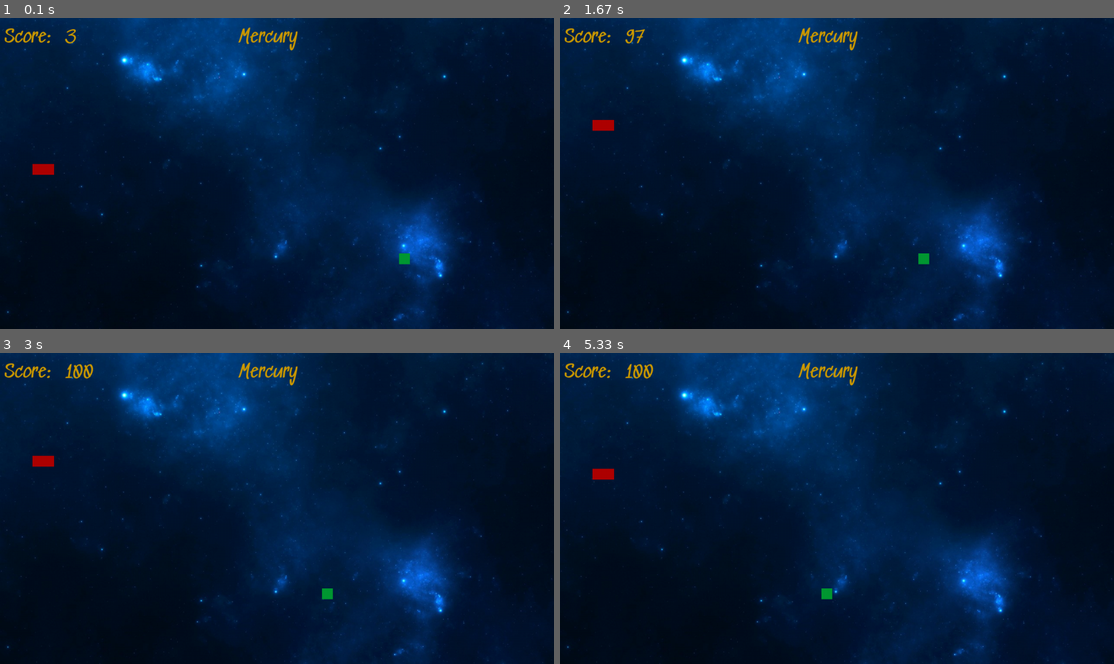
Above: before the commit, frames 1-4 (two rows, left to right).
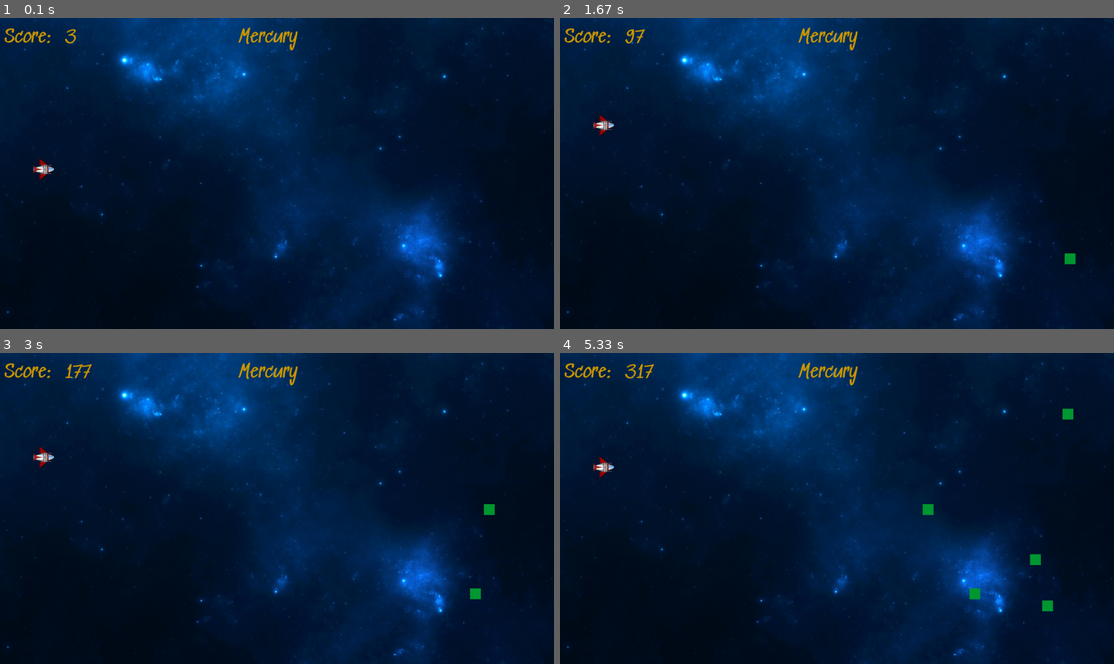
Above: after the commit, the same moments.

Repository: GCatSword/proyecto_pygame
Game: pygame game, started from main.py
Same seed, same stepped clock (60 frames per second), same inputs: the game is played once before the commit and once after it.
Inputs:
- Up to frame 1 (0.1 s): no input
- Up to frame 2 (1.67 s): hold W 0.33-0.8 s; hold S 0.83-1.13 s; hold W 1.17-1.53 s; hold S from 1.57 s (still down)
- Up to frame 3 (3 s): release S at 1.93 s; hold W 1.97-2.27 s; hold S 2.3-2.6 s; hold W from 2.63 s (still down)
- Up to frame 4 (5.33 s): release W at 3 s; hold S 3.03-3.4 s; hold W 3.43-3.73 s; hold S 3.77-4.07 s; hold W 4.1-4.47 s; hold S 4.5-4.87 s; hold W 4.9-5.2 s; hold S from 5.23 s (still down)

The runs differ from the first frame. In frame 1, 0.2% of the frame differs, in the area x 5-74%, y 45-80%; in frame 2, 0.3%; in frame 3, 0.5%; in frame 4, 0.8%, in the area x 5-93%, y 3-84%.

Commit message:
clase planeta, spawn enemigos, landing

Diff:
--- a/entities.py
+++ b/entities.py
@@ -5,6 +5,7 @@
 COLOR_SHIP = (175,0,0)
 COLOR_ENEMIES = (0, 153, 51)
 BLACK = (0,0,0)
+FPS = 60
 
 class Mobile:
     vx = 0
@@ -42,8 +43,13 @@
 
 class Ship(Mobile):
     def __init__(self, centerx):
-        super().__init__(50,25,centerx,350)
+        super().__init__(50,51,centerx,350)
         self.color = COLOR_SHIP
+
+        self.image = pg.Surface((50,51), pg.SRCALPHA, 32)
+        self.image_ship = pg.image.load("./resources/images/nave2.png")
+        self.image.blit(self.image_ship, (0,0))
+
 
     def move(self, limSupX, limSupY):
 
@@ -55,6 +61,26 @@
 
         if self.Cy > limSupY - self.h // 2:
             self.Cy = limSupY - self.h // 2
+
+
+
+    def landing(self):
+
+        if self.Cy < 350:
+            self.Cy += 2
+        if self.Cy > 350:
+            self.Cy -= 2
+
+
+        self.Cx += 1
+        if self.Cx >= 900:
+            self.Cx = 900
+
+
+
+    def rotate(self):
+        pass
+
 
 
 class Enemies(Mobile):
@@ -70,5 +96,35 @@
     def reset(self):
         self.vx = random.choice([-1,-2])
         self.vy = 0
-        self.Cx = random.randint(900, 1100)
+        self.Cx = random.randint(1200, 1280)
         self.Cy = random.randint(60, 600)
+
+
+class Planet(Mobile):
+    def __init__(self, centerx=0, centery=0):
+        super().__init__(600, 587, centerx=centerx, centery=centery)
+        self.reset()
+        self.color = COLOR_ENEMIES
+        self.image = pg.Surface((600,587), pg.SRCALPHA, 32)
+        #self.image_planet1 = pg.image.load("./resources/images/mercury.png")
+        #self.image_planet2 = pg.image.load("./resources/images/venus.png")
+        self.image_planet3 = pg.image.load("./resources/images/earth.png")
+        #self.image.blit(self.image_planet1, (0,0))
+        #self.image.blit(self.image_planet2, (0,0))
+        self.image.blit(self.image_planet3, (0,0))
+
+
+
+    def move(self, limSupX, limSupY):
+
+        self.Cx += self.vx
+        self.Cy += self.vy
+
+        if self.Cx <= 1200:
+            self.Cx = 1200
+
+    def reset(self):
+        self.vx = -0.5
+        self.vy = 0
+        self.Cx = 1600
+        self.Cy = 350
--- a/main.py
+++ b/main.py
@@ -8,7 +8,7 @@
 COLOR_SCORE = (204, 153, 0)
 COLOR_SCORE2 = (204, 0, 0)
 
-WIN_GAME_SCORE = 100
+WIN_GAME_SCORE = 1000
 
 class Game:
     def __init__(self):
@@ -17,14 +17,8 @@
         self.screen.fill(BLACK)
         self.bkg = pg.image.load("./resources/images/fondo2.jpg")
         self.ship = Ship(100)
-
-        self.e1 = Enemies()
-        self.e2 = Enemies()
-        self.e3 = Enemies()
-        self.e4 = Enemies()
-        self.e5 = Enemies()
-        self.e6 = Enemies()
-        self.e7 = Enemies()
+        self.planet = Planet()
+        self.clock = pg.time.Clock()
 
         self.status = 'Game'
 
@@ -37,33 +31,38 @@
 
 
 
-        self.clock = pg.time.Clock()
-
-
-
         pg.display.set_caption("SpaceX")
 
 
     def handlenEvent(self):
+
         for event in pg.event.get():
             if event.type == QUIT:
                 self.quit()
 
-            if event.type == KEYDOWN:
-                if event.key == K_w:
-                    self.ship.vy = -2
-                if event.key == K_s:
-                    self.ship.vy = 2
+            if not self.score_time == WIN_GAME_SCORE:
+                if event.type == KEYDOWN:
+                    if event.key == K_w:
+                        self.ship.vy = -2
+                    elif event.key == K_s:
+                        self.ship.vy = 2
+            else:
+                self.ship.vy = 0
 
-        key_pressed = pg.key.get_pressed()
-        if key_pressed[K_w]:
-            self.ship.vy -= 0.1
-        elif key_pressed[K_s]:
-            self.ship.vy += 0.1
+        if not self.score_time == WIN_GAME_SCORE:
+            key_pressed = pg.key.get_pressed()
+            if key_pressed[K_w]:
+                self.ship.vy -= 0.1
+            elif key_pressed[K_s]:
+                self.ship.vy += 0.1
+            else:
+                self.ship.vy = 0
         else:
             self.ship.vy = 0
 
+
         return False
+
 
     def loop_game(self):
         game_over = False
@@ -72,10 +71,15 @@
         timer = 10
         second = self.clock.tick(30) / 1000
 
+        self.spawn_time = 10
+
+        self.spawn = []
+
+
         while not game_over:
             game_over = self.handlenEvent()
             self.ship.move(1280, 720)
-            self.e1.move(1280, 720)
+
 
 
             if not self.score_time == WIN_GAME_SCORE:
@@ -83,20 +87,40 @@
                     self.score_time +=1
                     self.score = self.font.render(str(self.score_time), True, COLOR_SCORE)
 
+                for i in range(5):
+                    self.spawn_time -= second
+                    if self.spawn_time <= 0:
+                        self.spawn_time = 10
+                        self.spawn.append(Enemies())
+
+            for i in range(0, len(self.spawn)):
+                self.spawn[i].move(1280, 720)
+
+
 
             if self.score_time == WIN_GAME_SCORE:
                     timer -= second
                     if timer <= 0:
+                        self.planet.move(1280, 720)
+                        self.ship.landing()
+
+
+                        #self.ship.rotate()
                         self.final_score = self.score_time + 500
                         self.score = self.font.render(str(self.final_score), True, COLOR_SCORE2)
-                        #self.screen.blit(self.planet.image, (self.planet.posx, self.planet.posy))
+
 
                         #game_over = True
 
 
             self.screen.blit(self.bkg, (0, 0))
+
             self.screen.blit(self.ship.image, (self.ship.posx, self.ship.posy))
-            self.screen.blit(self.e1.image, (self.e1.posx, self.e1.posy))
+
+
+            for i in range(0, len(self.spawn)):
+                self.screen.blit(self.spawn[i].image, (self.spawn[i].posx, self.spawn[i].posy))
+            self.screen.blit(self.planet.image, (self.planet.posx, self.planet.posy))
             self.screen.blit(self.text_score, (10, 20))
             self.screen.blit(self.score, (150, 20))
             self.screen.blit(self.level1, (550, 20))
Binary file added: resources/images/earth.png
Binary file added: resources/images/mercury.png
Binary file added: resources/images/nave.png
Binary file added: resources/images/nave2.png
Binary file added: resources/images/venus.png
